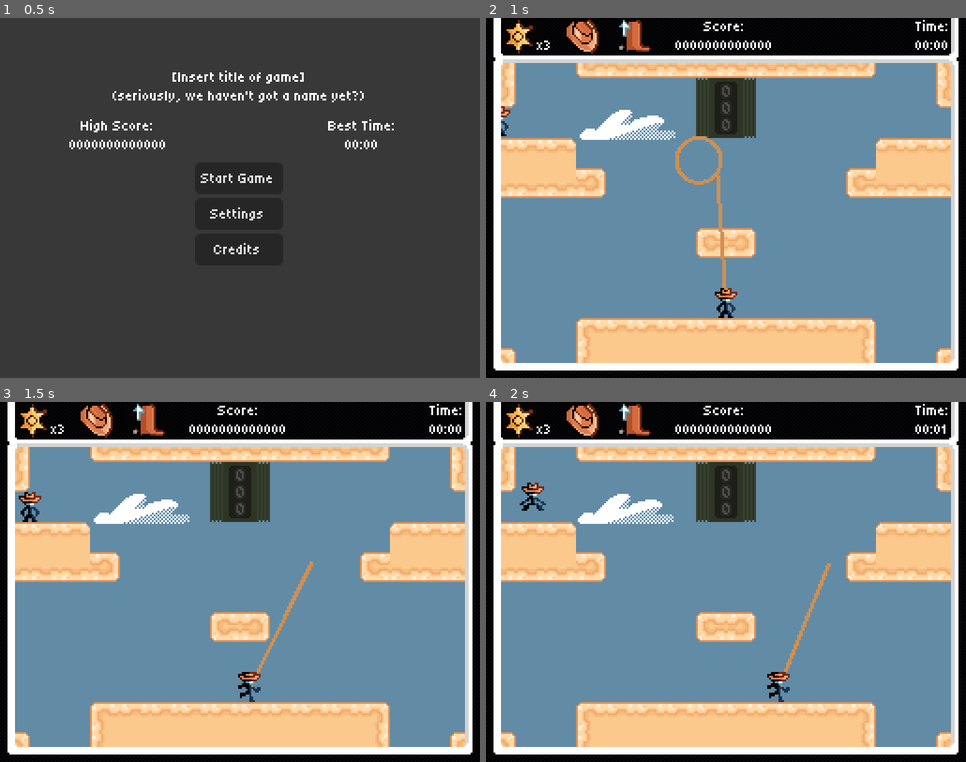
Above: before the commit, frames 1-4 (two rows, left to right).
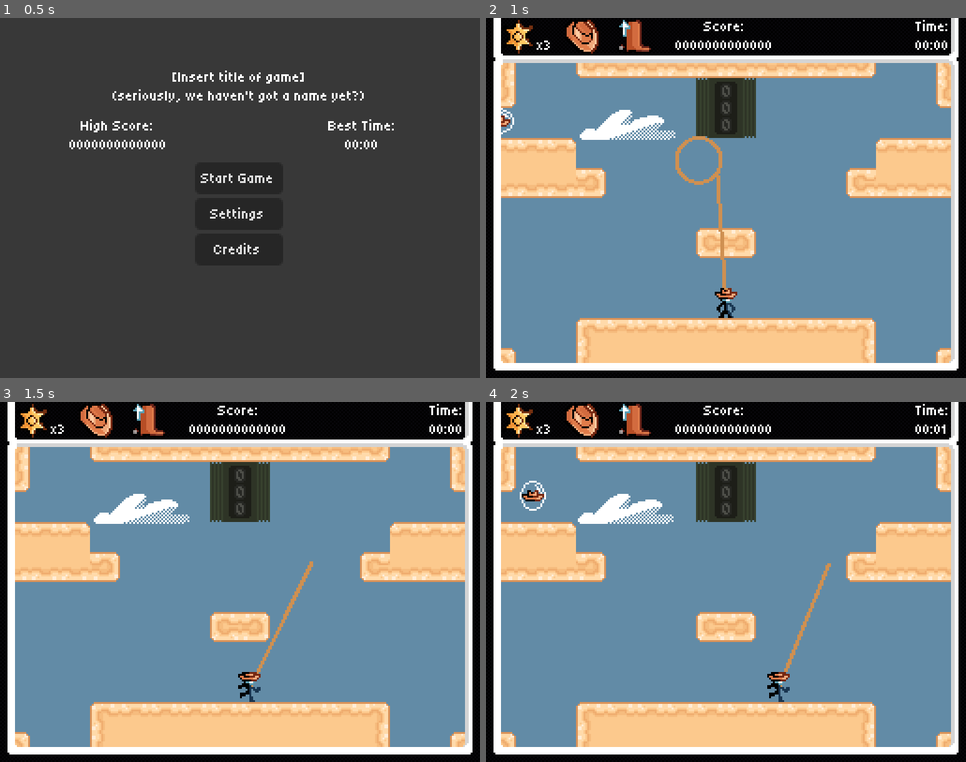
Above: after the commit, the same moments.

Repository: Jcodefox/GMTK-2025
Game: Godot game, scene res://scenes/topscenes/title_topscene.tscn
The game is run twice, just before and just after one commit, with the same random seed, the same clock (stepped at 60 frames per second) and the same inputs.
Inputs (mouse positions are in pixels of both pictures, inside the frame that each line leads up to):
- Up to frame 1 (0.5 s): no input
- Up to frame 2 (1 s): click "Start Game" at 0.5 s
- Up to frame 3 (1.5 s): move the mouse to (345, 564) at 1.27 s; press the mouse at (345, 564) at 1.28 s; hold D (move_right) from 1.28 s (still down)
- Up to frame 4 (2 s): keep holding D (move_right); tap Space (move_jump) at 1.52 s

Frame 1 is identical in both runs. In frame 2, 0.1% of the frame differs, in the area x 3-6%, y 24-33%; in frame 3, 0.2%; in frame 4, 0.3%, in the area x 7-13%, y 21-31%.

Commit message:
Finish adding bubble

Diff:
--- a/assets/art/enemies/bubble_sprite_frames.tres
+++ b/assets/art/enemies/bubble_sprite_frames.tres
@@ -1,13 +1,13 @@
 [gd_resource type="SpriteFrames" load_steps=9 format=3 uid="uid://bb130kjpvk5ev"]
 
 [ext_resource type="Texture2D" uid="uid://cm011jcutatiw" path="res://assets/art/enemies/bubble_boot_1.png" id="1_61ap6"]
-[ext_resource type="Texture2D" uid="uid://dhm8irt3v75fh" path="res://assets/art/player/cowboy_idle_1.png" id="1_exdcx"]
 [ext_resource type="Texture2D" uid="uid://bl0i7xyrud50r" path="res://assets/art/enemies/bubble_hat_1.png" id="1_i0jf0"]
 [ext_resource type="Texture2D" uid="uid://c1dfa6nxsthdf" path="res://assets/art/enemies/bubble_boot_2.png" id="2_5i5y0"]
 [ext_resource type="Texture2D" uid="uid://dyxk52wi3u242" path="res://assets/art/enemies/bubble_hat_2.png" id="2_60db2"]
-[ext_resource type="Texture2D" uid="uid://dca3iao3t7vju" path="res://assets/art/player/cowboy_idle_2.png" id="2_qtvm3"]
 [ext_resource type="Texture2D" uid="uid://dxuhy1moq141p" path="res://assets/art/slingball/slingball_small_pop_1.png" id="3_4n7w6"]
 [ext_resource type="Texture2D" uid="uid://b81rrxoycuwfw" path="res://assets/art/slingball/slingball_small_pop_2.png" id="4_1ljjm"]
+[ext_resource type="Texture2D" uid="uid://cgo27bybc3ng1" path="res://assets/art/enemies/bubble_points_1.png" id="7_4n7w6"]
+[ext_resource type="Texture2D" uid="uid://rciiqpxmimux" path="res://assets/art/enemies/bubble_points_2.png" id="8_1ljjm"]
 
 [resource]
 animations = [{
@@ -46,10 +46,10 @@
 }, {
 "frames": [{
 "duration": 1.0,
-"texture": ExtResource("1_exdcx")
+"texture": ExtResource("7_4n7w6")
 }, {
 "duration": 1.0,
-"texture": ExtResource("2_qtvm3")
+"texture": ExtResource("8_1ljjm")
 }],
 "loop": true,
 "name": &"points",
--- a/scenes/prefabs/enemies/bubble.tscn
+++ b/scenes/prefabs/enemies/bubble.tscn
@@ -13,9 +13,9 @@
 
 [node name="AnimatedSprite2D" type="AnimatedSprite2D" parent="."]
 sprite_frames = ExtResource("2_j53f6")
-animation = &"boot"
+animation = &"points"
 autoplay = "boot"
-frame_progress = 0.326849
+frame_progress = 0.0751828
 
 [node name="CollisionShape2D" type="CollisionShape2D" parent="."]
 shape = SubResource("CircleShape2D_ftmly")
--- a/scenes/topscenes/gameplay_topscene.tscn
+++ b/scenes/topscenes/gameplay_topscene.tscn
@@ -78,6 +78,12 @@
 enemy_holder_node = NodePath("../Enemies")
 
 [node name="Bubble" parent="." instance=ExtResource("11_df8f4")]
-position = Vector2(256, 128)
+position = Vector2(-20, 147)
+min_time_to_appear = 0.0
+max_time_to_appear = 0.0
+bubble_lifespan = 10.0
+speed = 25.0
 spawn_points = Array[Vector2]([Vector2(0, 128), Vector2(0, 56), Vector2(256, 56), Vector2(256, 128)])
 spawn_move_left = Array[bool]([false, false, true, true])
+default_gravity = 625.0
+time_until_enemy_hurts = 1.0
--- a/scripts/prefabs/enemy/bubble.gd
+++ b/scripts/prefabs/enemy/bubble.gd
@@ -1,7 +1,7 @@
 extends Enemy
 
-@export var min_time_to_appear: float = 0
-@export var max_time_to_appear: float = 0
+@export var min_time_to_appear: float = 30
+@export var max_time_to_appear: float = 90
 @export var bubble_lifespan: float = 10
 @export var speed: float = 25
 @export var spawn_points: Array[Vector2] = []
@@ -12,18 +12,13 @@
 
 func _ready() -> void:
 	time_until_enemy_hurts = 0
-
-	collision_mask = 0
-	collision_layer = 0
-	visible = false
-	dead = true
-
-	get_tree().create_timer(randf_range(min_time_to_appear, max_time_to_appear)).timeout.connect(appear)
+	die(false)
 
 func _physics_process(delta: float) -> void:
 	if dead:
 		return
 	super(delta)
+	die_outside_world()
 
 	if is_on_wall():
 		intended_direction.x = -intended_direction.x
@@ -36,21 +31,37 @@
 
 func slingballed(_ball: Node2D) -> int:
 	die()
-	return [50, 50, 50][ball_type]
+	if Globals.player:
+		if ball_type == 1:
+			Globals.player.extra_health = 1
+		if ball_type == 0:
+			Globals.player.max_extra_jumps = 1
+	return [50, 50, 500][ball_type]
 
-func die() -> void:
+func die(animate: bool = true) -> void:
 	dead = true
 	collision_mask = 0
 	collision_layer = 0
-	set_animation("death")
-	await get_tree().create_timer(0.5).timeout
+	if animate:
+		set_animation("death")
+		await get_tree().create_timer(0.5).timeout
 	visible = false
 	get_tree().create_timer(randf_range(min_time_to_appear, max_time_to_appear)).timeout.connect(appear)
+
+func die_outside_world() -> void:
+	if global_position.x < Globals.world_top_left.x - 9:
+		die(false)
+	if global_position.y < Globals.world_top_left.y - 9:
+		die(false)
+	if global_position.x > Globals.world_bottom_right.x + 9:
+		die(false)
+	if global_position.y > Globals.world_bottom_right.y + 9:
+		die(false)
 
 func appear() -> void:
 	visible = true
 	dead = false
-	time_alive = 0
+	time_alive = -1
 
 	if spawn_points.size() != 0:
 		var choice: int = randi_range(0, spawn_points.size() - 1)
@@ -60,11 +71,13 @@
 		intended_direction = [Vector2(1,1), Vector2(1,-1), Vector2(-1,1), Vector2(-1,-1)].pick_random().normalized()
 	collision_mask = 2
 	collision_layer = 4
-	var options: Array[int] = [2]
+	var options: Array[int] = []
 	if Globals.player != null:
-		if Globals.player.extra_health:
+		if Globals.player.extra_health == 0:
 			options.push_back(1)
 		if Globals.player.max_extra_jumps == 0:
 			options.push_back(0)
+	if options.size() == 0:
+		options = [2]
 	ball_type = options.pick_random()
 	set_animation(["boot", "hat", "points"][ball_type])
Not shown: 1 places in scenes/topscenes/title_topscene.tscn that only renumber resources
